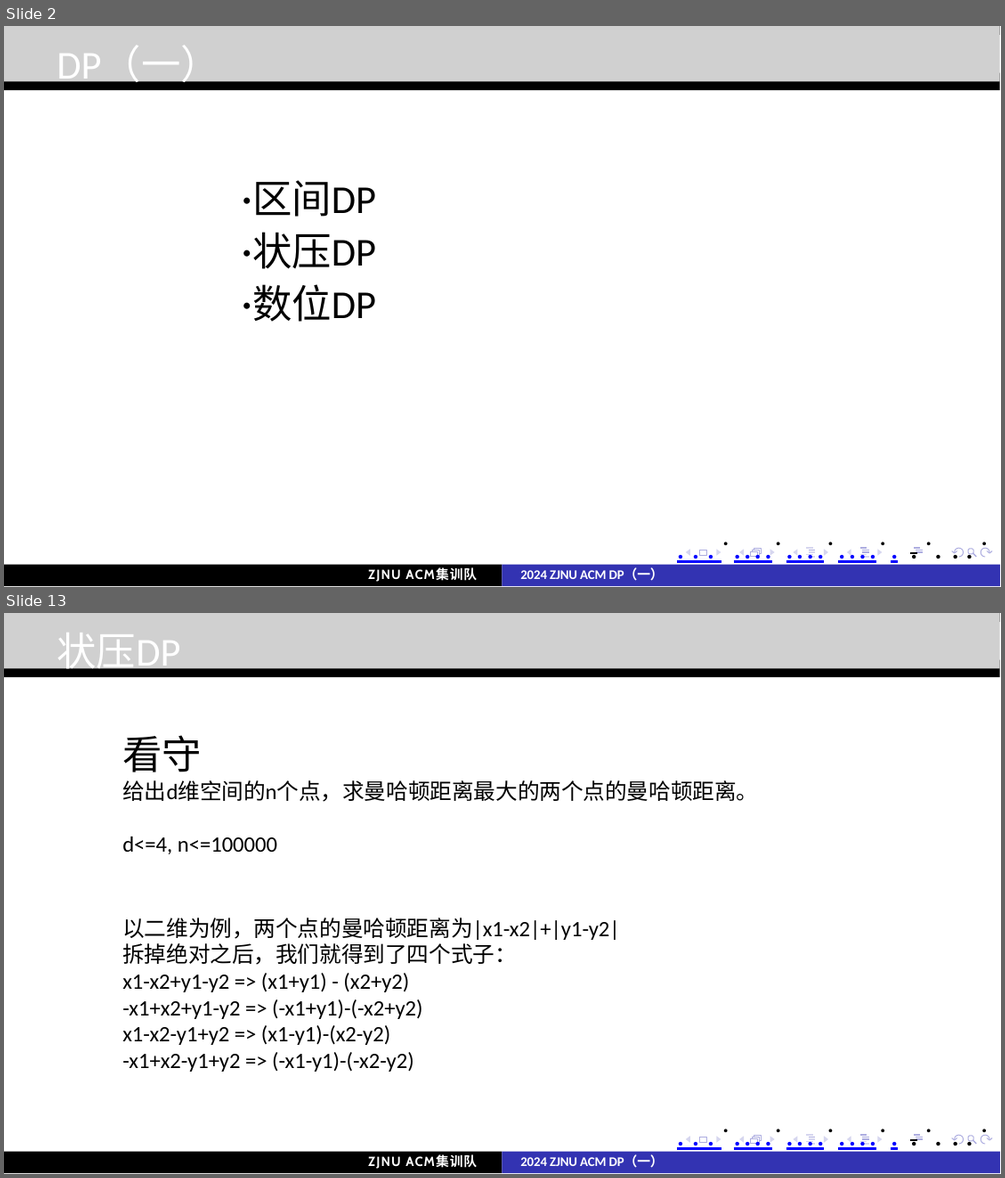
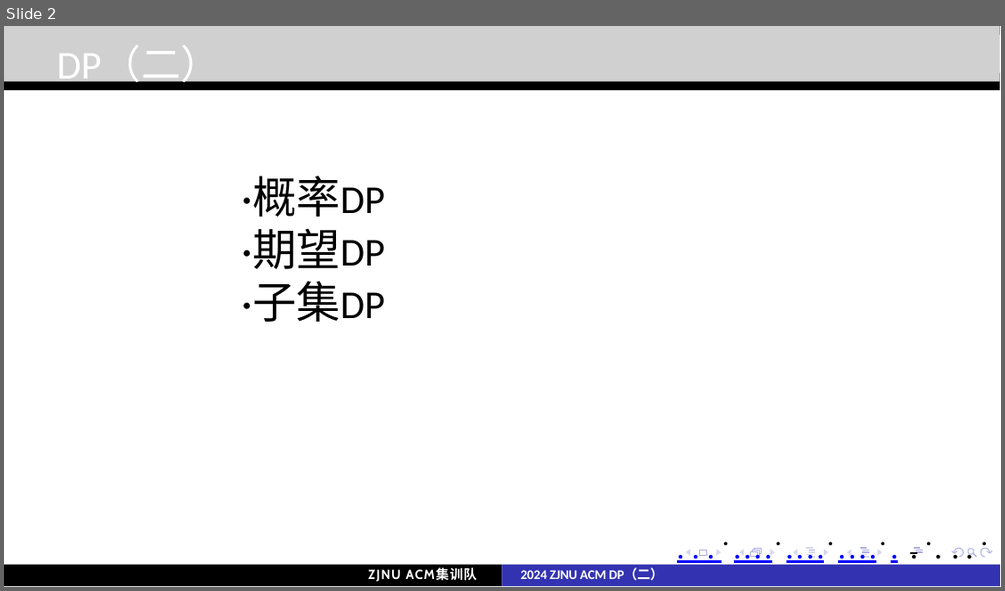
Before and after one commit to john1234567891011121314/moban, a slide deck: acm/讲课·dp/DP（二）.pptx. Shown one above the other, each under a label of ours: slides 2 and 13 before the commit, slide 2 after it; the slides between them are not shown. The pictures are 1005x1178 and 1005x591 pixels, drawn with LibreOffice and Linux fonts; fonts in the diff are those of the drawing; grey boxes stand for pictures. Boxes give left, top, right and bottom in pixels: in the first picture for what was removed or moved away, otherwise in the second. Text is boxed around its words. In the diff, an @@ line names an element or a change of style, - is before the commit and + after.

```diff
--- a/acm/讲课·dp/DP（二）.pptx
+++ b/acm/讲课·dp/DP（二）.pptx
@@ slide 13 removed at box(4, 613, 1001, 1174), background #FFFFFF; not listed: 30 template elements that a slide beside it also shows @@
@@ picture removed at box(4, 613, 999, 668) @@
@@ text removed at box(57, 633, 180, 675) @@
-状压DP
@@ text removed at box(122, 735, 758, 852) @@
-看守
-给出d维空间的n个点，求曼哈顿距离最大的两个点的曼哈顿距离。
-d<=4, n<=100000
@@ text removed at box(122, 917, 619, 1071) @@
-以二维为例，两个点的曼哈顿距离为|x1-x2|+|y1-y2|
-拆掉绝对之后，我们就得到了四个式子：
-x1-x2+y1-y2 => (x1+y1) - (x2+y2)
--x1+x2+y1-y2 => (-x1+y1)-(-x2+y2)
-x1-x2-y1+y2 => (x1-y1)-(x2-y2)
--x1+x2-y1+y2 => (-x1-y1)-(-x2-y2)
@@ freeform shape removed at box(4, 1151, 502, 1174) @@
@@ text removed at box(368, 1154, 477, 1168) @@
-ZJNU ACM集训队
@@ freeform shape removed at box(502, 1151, 999, 1174) @@
@@ text removed at box(520, 1154, 663, 1167) @@
-. . . ................. . .. . . .
-2024 ZJNU ACM DP（一）
@@ slide 2 changed as well @@
@@ text at box(57, 46, 219, 88): text changed @@
-DP（一）
+DP（二）
@@ text at box(242, 176, 385, 321): text changed; size 18 to 20 pt @@
-·区间DP
-·状压DP
-·数位DP
+·概率DP
+·期望DP
+·子集DP
@@ text at box(520, 567, 663, 580): text changed @@
-2024 ZJNU ACM DP（一）
+2024 ZJNU ACM DP（二）
```
Also in this commit, not shown: 3 other slides changed, 5 slides added, 12 other slides removed, 1 other file.
